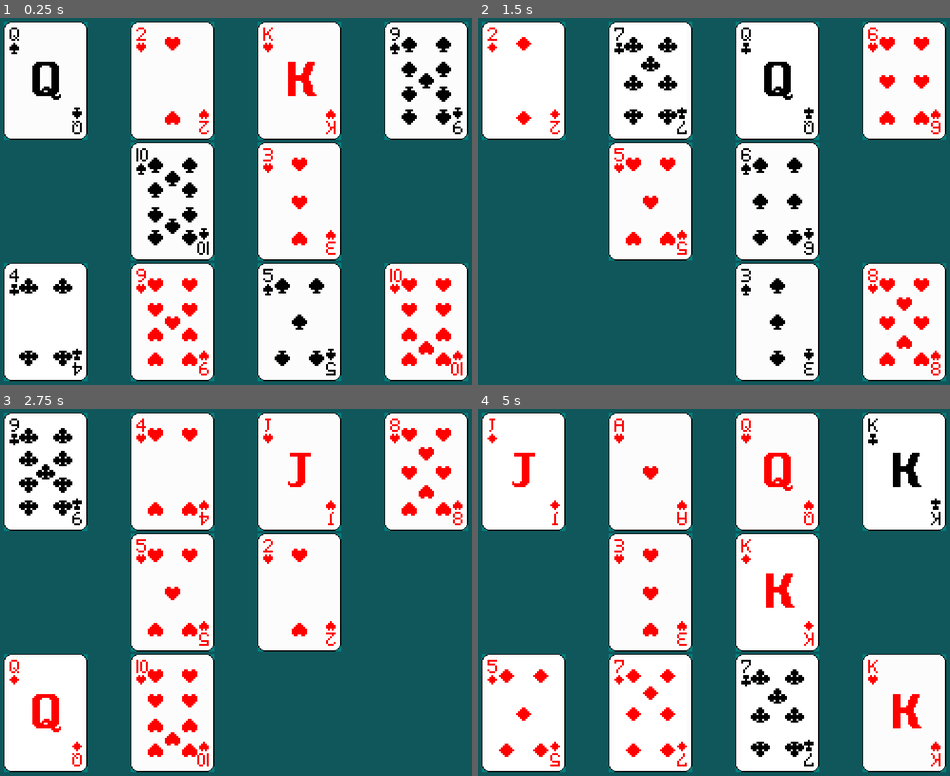
Above: before the commit, frames 1-4 (two rows, left to right).
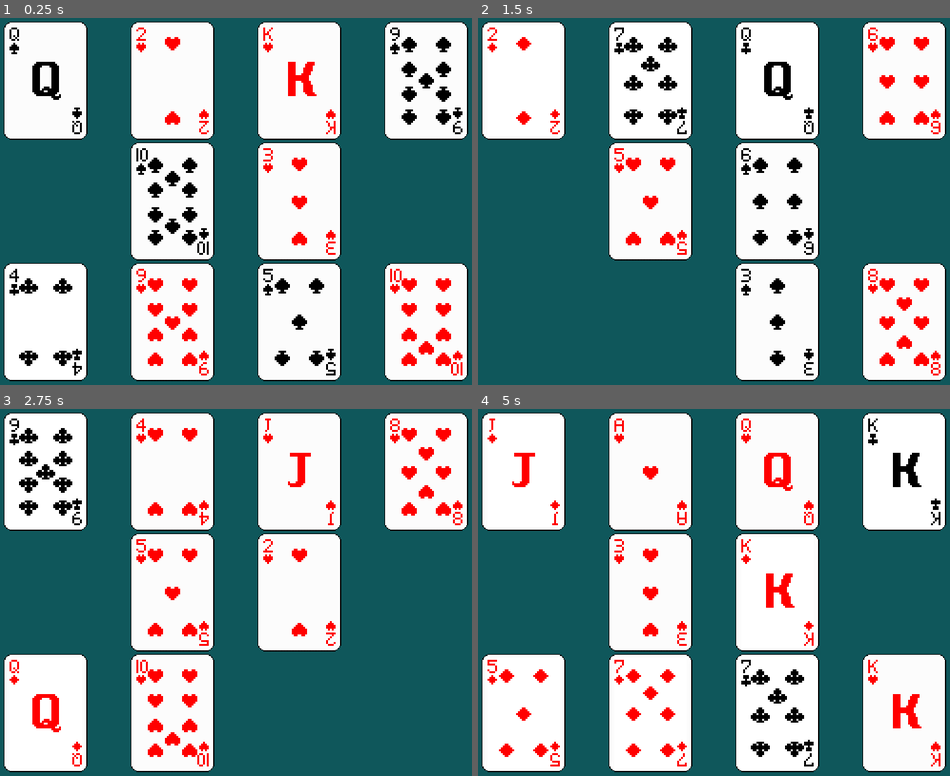
Above: after the commit, the same moments.

Repository: Alejo-Martinez-Grau/godot-chin
Game: Godot game, scene res://main.tscn
The game is run twice, just before and just after one commit, with the same random seed, the same clock (stepped at 60 frames per second) and the same inputs.
Inputs:
- Up to frame 1 (0.25 s): no input
- Up to frame 2 (1.5 s): tap Enter at 0.5 s; hold Right (ui_right) 0.53-1.28 s; hold Q (selectCard1) 0.53-1.28 s; tap Space at 0.77, 1.07 s; tap W (selectCard2) at 0.8, 1.35 s; hold Left (ui_left) from 1.28 s (still down)
- Up to frame 3 (2.75 s): tap Space at 1.52, 1.82 s; tap E (selectCard3) at 1.55 s; release Left (ui_left) at 2.03 s; hold Right (ui_right) from 2.03 s (still down); hold E (selectCard3) from 2.03 s (still down); tap R (selectCard4) at 2.3 s
- Up to frame 4 (5 s): tap Space at 2.75, 3.02, 3.05, 3.32, 3.6, 3.77, 4.07, 4.52, 4.82 s; release E (selectCard3) at 2.78 s; tap R (selectCard4) at 2.85 s; release Right (ui_right) at 3.53 s; hold Q (selectCard1) 3.53-4.28 s; hold Left (ui_left) from 3.53 s (still down); tap Q (selectCard1) at 4.35 s; tap W (selectCard2) at 4.55 s

The runs differ from the first frame. In frame 1, 0.4% of the frame differs, in the area x 0-100%, y 1-99%; in frame 2, 0.3%; in frame 3, 0.3%; in frame 4, 0.4%.

Commit message:
outline for playing card WIP

Diff:
--- a/Card.tscn
+++ b/Card.tscn
@@ -6,9 +6,36 @@
 [ext_resource type="Texture2D" uid="uid://7abkhr24veo5" path="res://heart.png" id="4_a1sdn"]
 [ext_resource type="Texture2D" uid="uid://bb7my5ji7bffm" path="res://club.png" id="5_rjdk1"]
 
+[sub_resource type="Theme" id="Theme_tkye7"]
+/styles/Test = null
+
+[sub_resource type="StyleBoxFlat" id="StyleBoxFlat_55ky6"]
+bg_color = Color(0.757009, 0.75701, 0, 1)
+corner_radius_top_left = 15
+corner_radius_top_right = 15
+corner_radius_bottom_right = 15
+corner_radius_bottom_left = 15
+
 [node name="Card" type="Node2D"]
 position = Vector2(100, 420)
 script = ExtResource("1_qeltq")
+
+[node name="Panel" type="Panel" parent="."]
+visible = false
+anchors_preset = 8
+anchor_left = 0.5
+anchor_top = 0.5
+anchor_right = 0.5
+anchor_bottom = 0.5
+offset_left = -69.0
+offset_top = -98.0
+offset_right = 63.0
+offset_bottom = 88.0
+grow_horizontal = 2
+grow_vertical = 2
+scale = Vector2(1.05, 1.05)
+theme = SubResource("Theme_tkye7")
+theme_override_styles/panel = SubResource("StyleBoxFlat_55ky6")
 
 [node name="Spade" type="Sprite2D" parent="."]
 visible = false
--- a/main.gd
+++ b/main.gd
@@ -20,32 +20,30 @@
 	var deck = makeDeck()
 	playerDeck = deck.slice(0,26,1)
 	oponentDeck = deck.slice(26,52,1)
-	print("deck", deck)
-	print("playerDeck ", playerDeck.size(), playerDeck[0], playerDeck[-1])
-	print("oponentDeck ", oponentDeck.size(), oponentDeck[0], oponentDeck[-1])
+	#print("deck", deck)
+	#print("playerDeck ", playerDeck.size(), playerDeck[0], playerDeck[-1])
+	#print("oponentDeck ", oponentDeck.size(), oponentDeck[0], oponentDeck[-1])
 
 	for i in range(1, 6):
 		get_node("Card" + str(i)).setValue(playerDeck.pop_front())
 		get_node("Card" + str(i)).visible = true
+
 	for i in range(6, 11):
 		get_node("Card" + str(i)).setValue(oponentDeck.pop_front())
 		get_node("Card" + str(i)).visible = true
-
-	print("playerDeck ", playerDeck.size(), playerDeck[0], playerDeck[-1])
-	print("oponentDeck ", oponentDeck.size(), oponentDeck[0], oponentDeck[-1])
+	#
+	#print("playerDeck ", playerDeck.size(), playerDeck[0], playerDeck[-1])
+	#print("oponentDeck ", oponentDeck.size(), oponentDeck[0], oponentDeck[-1])
 
 func _process(_delta):
 	if(Input.is_action_pressed("selectCard1") && $Card1.visible):
-		print("card1")
+		#get_node("Card1/Panel").visible = true
 		setCard($Card1)
 	if(Input.is_action_pressed("selectCard2") && $Card2.visible):
-		print("card2")
 		setCard($Card2)
 	if(Input.is_action_pressed("selectCard3") && $Card3.visible):
-		print("card3")
 		setCard($Card3)
 	if(Input.is_action_pressed("selectCard4") && $Card4.visible):
-		print("card4")
 		setCard($Card4)
 
 func setCard(cardNode: Node):
Not shown: 1 places in Card.tscn that only renumber resources
Binary file changed: club.png
Binary file changed: diamond.png
Binary file changed: heart.png
Binary file changed: spade.png
